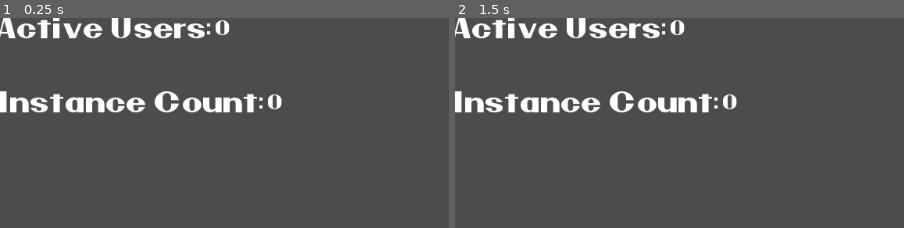
Above: before the commit, frames 1-2 (left to right).
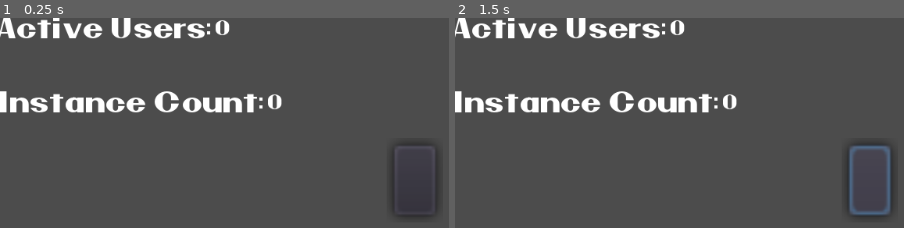
Above: after the commit, the same moments.

Repository: tentamens/OnlyRulerGameServer
Game: Godot game, scene res://server.tscn
Same seed, same stepped clock (60 frames per second), same inputs: the game is played once before the commit and once after it.
Inputs (mouse positions are in pixels of both pictures, inside the frame that each line leads up to):
- Up to frame 1 (0.25 s): no input
- Up to frame 2 (1.5 s): click (868, 179) at 0.52 s; click (868, 179) at 1.27 s

The runs differ from the first frame. In frame 1, 0.3% of the frame differs, in the area x 87-98%, y 60-95%; in frame 2, 1.0%.
Error after the commit: Invalid call. Nonexistent function 'clear' in base 'Nil'. (res://Scenes/Singletons/StateProcessing.gd:24)

Commit message:
Reset Button add reworked playerstate proccessing

Diff:
--- a/Scenes/Instances/playerVerification.gd
+++ b/Scenes/Instances/playerVerification.gd
@@ -56,5 +56,10 @@
 				if connected_peers.has(key):
 					main_interface.ReturnTokenVerificationResults(key, false)
 					main_interface.network.disconnect_peer(key)
-	print("Awaiting Verification")
-	print(awaiting_varifitcation)
+
+
+
+
+func _on_Button_pressed() -> void:
+	awaiting_varifitcation.clear()
+	Server.Erase_Connections()
--- a/Scenes/Singletons/StateProcessing.gd
+++ b/Scenes/Singletons/StateProcessing.gd
@@ -2,11 +2,23 @@
 
 
 var world_state
-
+var reset = false
 
 
 func _physics_process(delta):
 	if not Server.player_state_collection.empty():
+		if reset == true:
+			reset = false
+			return
+
 		world_state = Server.player_state_collection.duplicate(true)
+
+		var dead_IDENS = Server.dead_IDENS
+
+
 		world_state["T"] = OS.get_system_time_msecs()
 		Server.SendWorldState(world_state)
+
+
+func _on_Button_pressed() -> void:
+	world_state.clear()
--- a/server.tscn
+++ b/server.tscn
@@ -88,5 +88,14 @@
 [node name="StateProcessing" type="Node" parent="."]
 script = ExtResource( 4 )
 
+[node name="Button" type="Button" parent="."]
+margin_left = 504.0
+margin_top = 163.0
+margin_right = 516.0
+margin_bottom = 183.0
+rect_scale = Vector2( 4.509, 4.509 )
+
 [connection signal="timeout" from="playerVerification/VerificationExpiration" to="playerVerification" method="_on_VerificationExpiration_timeout"]
 [connection signal="timeout" from="TokenExpiration" to="." method="_on_TokenExpiration_timeout"]
+[connection signal="pressed" from="Button" to="playerVerification" method="_on_Button_pressed"]
+[connection signal="pressed" from="Button" to="StateProcessing" method="_on_Button_pressed"]
--- a/server/server.gd
+++ b/server/server.gd
@@ -2,10 +2,17 @@
 
 
 var unit_NUM = 0
+var reset = false
+
+
+var player_ID1 = null
+var player_ID2 = null
 
 
 var expected_Tokens = []
 var player_state_collection = {}
+var dead_IDENS = {}
+
 
 onready var user_count = $Control/User_count
 
@@ -53,17 +60,44 @@
 
 remote func ReceivePlayerState(player_state, IDEN):
 	var player_id = get_tree().get_rpc_sender_id()
-	if player_state_collection.has(IDEN):
+
+	check_IDS(player_id)
+
+
+	if dead_IDENS.has(IDEN):
+		return
+
+
+	elif player_state["HP"] <= 0:
+		Kill_Unit(IDEN, player_state["CI"], player_id)
+		dead_IDENS = [IDEN]
+		player_state_collection.erase(IDEN)
+
+
+	elif player_state_collection.has(IDEN):
 		if player_state_collection[IDEN]["T"] < player_state["T"]:
 			player_state["IDEN"] = player_state_collection[IDEN]["IDEN"]
 			player_state_collection[IDEN] = player_state
 			unit_NUM += 1
+
 	else:
-		print("Creating new collection")
 		player_state_collection[IDEN] = player_state
 		unit_NUM += 1
 
+
+func check_IDS(player_ID):
+	if player_ID2:	return
+
+	if player_ID1 == null:
+		player_ID1 = player_ID
+	elif player_ID2 == null or player_ID != player_ID1:
+		player_ID2 = player_ID
+
+
 func SendWorldState(world_state):
+	if reset == true:
+		reset = false
+		return
 	unit_NUM += 1
 	rpc("ReceiveWorldState", world_state, unit_NUM, player_state_collection)
 
@@ -80,15 +114,12 @@
 	var current_time = OS.get_unix_time()
 	var token_time
 	if expected_Tokens == []:
-		print("No tokens")
 		pass
 	else:
 		for i in range(expected_Tokens.size() -1, -1, -1):
 			token_time = int(expected_Tokens[i].right(64))
 			if current_time - token_time >= 30:
 				expected_Tokens.remove(i)
-	print("Expected Tokens:")
-	print(expected_Tokens)
 
 func FetchToken(player_id):
 	print("sending out fetch token")
@@ -126,3 +157,34 @@
 remote func FetchServerTime(client_time):
 	var player_id = get_tree().get_rpc_sender_id()
 	rpc_id(player_id, "ReturnServerTime", OS.get_system_time_msecs(), client_time)
+
+remote func Receive_Hit_Data(player_id, player_IDE, damage_taken):
+	rpc_id(player_id, "Return_Hit_Data", player_IDE, damage_taken)
+
+
+remote func Erase_Unit(IDEN):
+	print("erase")
+	if player_state_collection.has(IDEN):
+		print("unit")
+		reset = true
+		player_state_collection.erase(IDEN)
+
+
+func Kill_Unit(IDEN, player_id, killer_ID):
+	if player_id == player_ID1:
+		rpc_id(player_id, "Kill_Unit", IDEN)
+		rpc_id(player_ID2, "Kill_Unit",IDEN)
+		print(player_ID2, "   " , player_id)
+	else:
+		print(player_ID1, "   " , player_id)
+		rpc_id(player_id, "Kill_Unit", IDEN)
+		rpc_id(player_ID1, "Kill_Unit",IDEN)
+
+func Erase_Connections():
+	for player in get_children():
+		self.remove_child(player)
+		player.queue_free()
+
+	user_num =- 1
+	instance_num -= 1
+	player_state_collection.clear()
